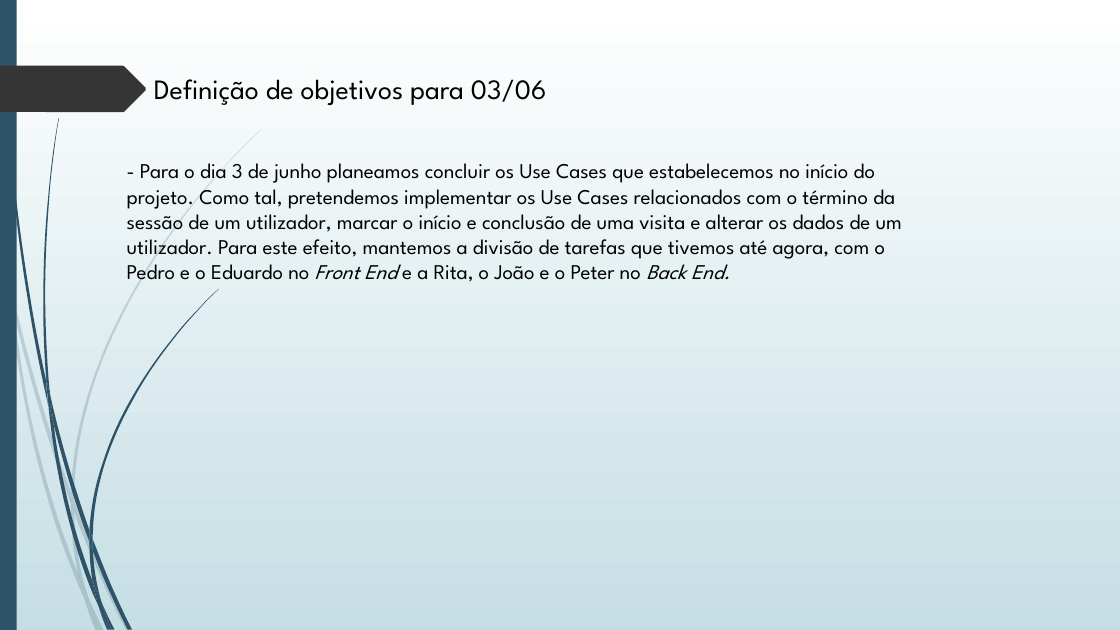
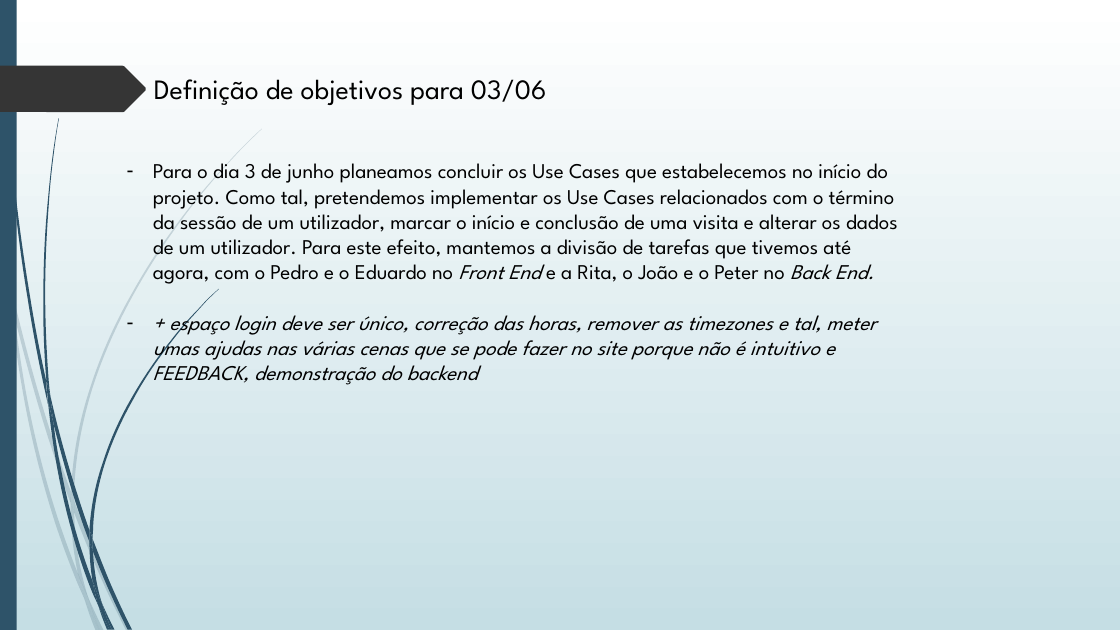
Before and after one commit to ProjetoLI4-TP1-G3-19-20/LI4, a slide deck: slide 6 of Apresentações/Apresentação2005.pptx. Drawn at 1120x630 pixels with LibreOffice and Linux fonts; fonts in the diff are those of the drawing. Boxes give left, top, right and bottom in pixels: in the first picture for what was removed or moved away, otherwise in the second. Text is boxed around its words. In the diff, an @@ line names an element or a change of style, - is before the commit and + after.

Commit message:
apresentação desta semana.

```diff
--- a/Apresentações/Apresentação2005.pptx
+++ b/Apresentações/Apresentação2005.pptx
@@ text at (153, 163, 898, 385): text changed @@
-- Para o dia 3 de junho planeamos concluir os Use Cases que estabelecemos no início do projeto. Como tal, pretendemos implementar os Use Cases relacionados com o término da sessão de um utilizador, marcar o início e conclusão de uma visita e alterar os dados de um utilizador. Para este efeito, mantemos a divisão de tarefas que tivemos até agora, com o Pedro e o Eduardo no Front End e a Rita, o João e o Peter no Back End.
+– Para o dia 3 de junho planeamos concluir os Use Cases que estabelecemos no início do projeto. Como tal, pretendemos implementar os Use Cases relacionados com o término da sessão de um utilizador, marcar o início e conclusão de uma visita e alterar os dados de um utilizador. Para este efeito, mantemos a divisão de tarefas que tivemos até agora, com o Pedro e o Eduardo no Front End e a Rita, o João e o Peter no Back End.
+– + espaço login deve ser único, correção das horas, remover as timezones e tal, meter umas ajudas nas várias cenas que se pode fazer no site porque não é intuitivo e FEEDBACK, demonstração do backend
```
Also in this commit, not shown: 2 other files.
